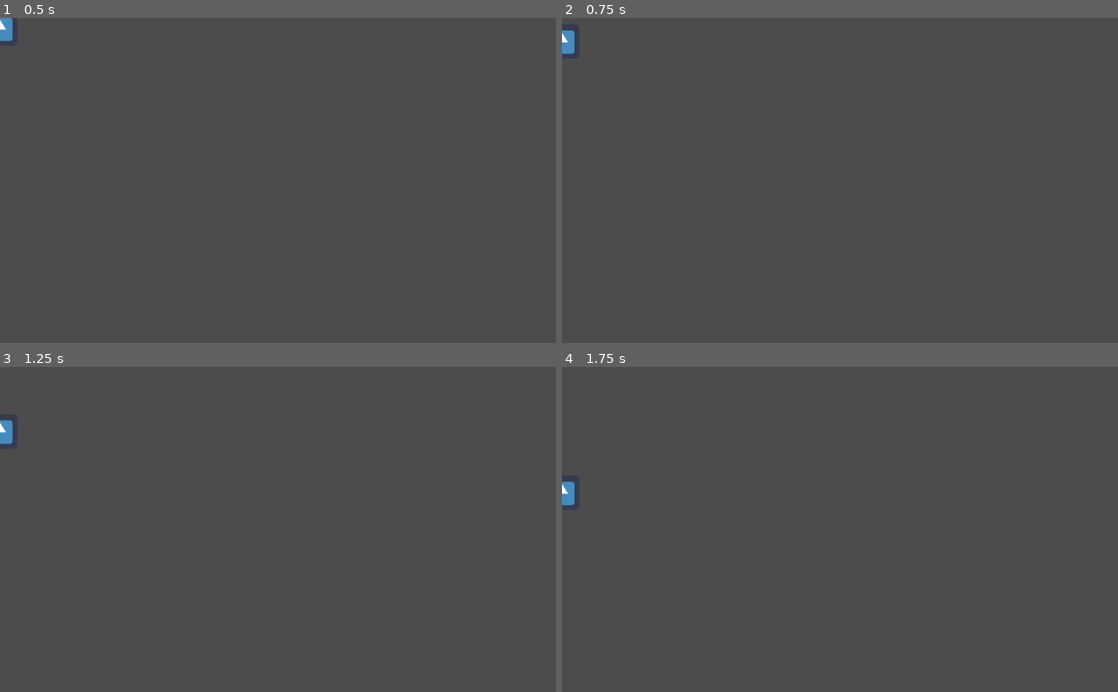
Above: before the commit, frames 1-4 (two rows, left to right).
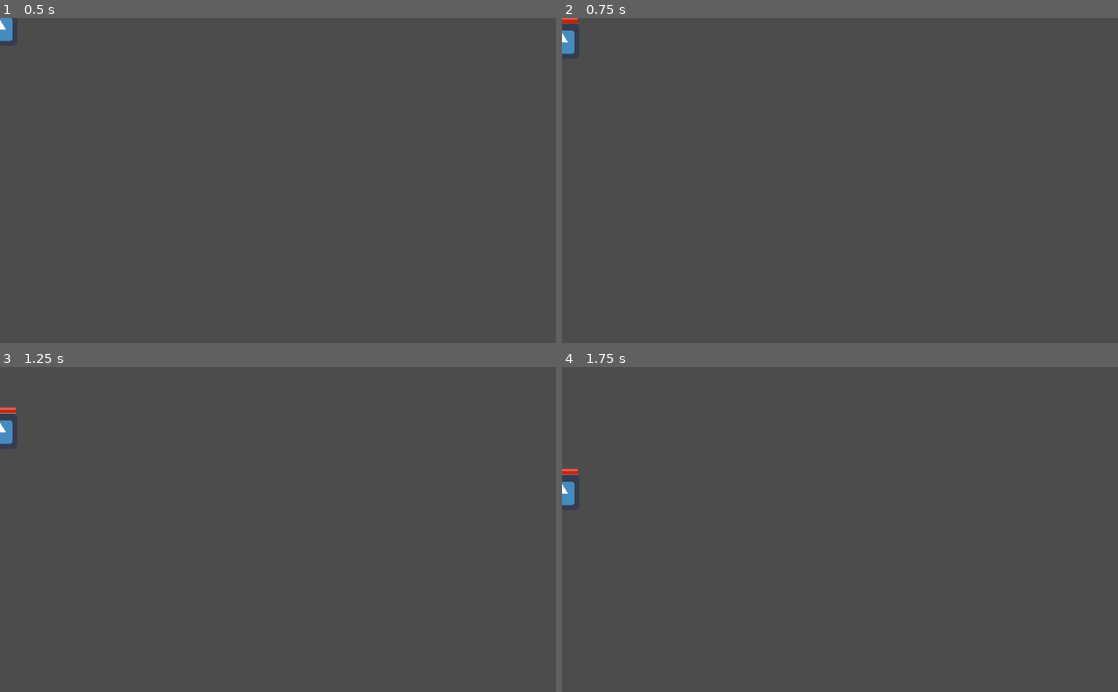
Above: after the commit, the same moments.

Repository: R4LuS/GodotSvr
Game: Godot game, scene res://Player.tscn
Same seed, same stepped clock (60 frames per second), same inputs: the game is played once before the commit and once after it. This scene is started directly instead of the project's main scene. The engine's default icon, where the game draws it, is replaced by a stand-in: a white triangle on a blue panel in a dark square.
Inputs (mouse positions are in pixels of both pictures, inside the frame that each line leads up to):
- Up to frame 1 (0.5 s): no input
- Up to frame 2 (0.75 s): move the mouse to (962, 164) at 0.52 s; press the mouse at (962, 164) at 0.53 s
- Up to frame 3 (1.25 s): no input
- Up to frame 4 (1.75 s): move the mouse to (728, 545) at 1.27 s; release the mouse at (728, 545) at 1.28 s; click (728, 545) at 1.35 s

Frame 1 is identical in both runs. In frame 2, less than 0.1% of the frame differs, in the area x 0-3%, y 0-2%; in frame 3, less than 0.1%, in the area x 0-3%, y 12-15%; in frame 4, less than 0.1%.
Error before the commit: Attempt to call function 'get_node' in base 'null instance' on a null instance. (res://Player.gd:18)
Error after the commit: Attempt to call function 'get_node' in base 'null instance' on a null instance. (res://Player.gd:19)

Commit message:
Implemented double jump. Implemented collision with bullets(need improve), and added HP to characters

Diff:
--- a/Bullet.gd
+++ b/Bullet.gd
@@ -6,6 +6,8 @@
 
 var SPEED = 300
 var time = 0
+var id = ""
+var DMG = 10.0
 
 var pos_to = Vector2()
 
@@ -19,7 +21,11 @@
 		get_parent().remove_child(self)
 
 func mcollision(node):
-	get_parent().remove_child(self)
+	if node.get_name() != id:
+		queue_free()
+		if node.has_method("hp_down"):
+			node.hp_down(DMG)
+	print("Collide with: " + node.get_name())
 
 func init():
 	var speedv = (pos_to - position).normalized() * SPEED
--- a/Bullet.tscn
+++ b/Bullet.tscn
@@ -7,8 +7,7 @@
 radius = 5.0
 
 [node name="Bullet" type="RigidBody2D"]
-collision_layer = 4
-collision_mask = 33
+collision_layer = 0
 mass = 0.00102041
 gravity_scale = 0.0
 contacts_reported = 1
--- /dev/null
+++ b/HpBar.tscn
@@ -0,0 +1,12 @@
+[gd_scene load_steps=2 format=2]
+
+[ext_resource path="res://data/SleekBars.png" type="Texture" id=1]
+
+[node name="HpBar" type="Node2D"]
+
+[node name="SleekBars" type="Sprite" parent="."]
+scale = Vector2( 0.5, 0.5 )
+texture = ExtResource( 1 )
+centered = false
+region_enabled = true
+region_rect = Rect2( 4, 36, 120, 24 )
--- a/Network.gd
+++ b/Network.gd
@@ -31,8 +31,7 @@
 			var nplayer = player_p.instance()
 			get_parent().get_node("Players").add_child(nplayer)
 			nplayer.set_name(data_split[0])
-			nplayer.set_collision_layer_bit(4, true)
-			nplayer.set_collision_layer_bit(5, false)
+			nplayer.set_collision_mask_bit(10, true)
 			nplayer.set_position(Vector2(int(data_split[1]), int(data_split[2])));
 			nplayer.is_player = true
 		return id
--- a/Player.gd
+++ b/Player.gd
@@ -9,6 +9,7 @@
 var net = null
 var njumps = 2
 var MAX_JUMPS = 2
+var hp = 100.0
 
 
 var bullet_p = preload("res://Bullet.tscn")
@@ -16,6 +17,7 @@
 # Called when the node enters the scene tree for the first time.
 func _ready():
 	net = get_parent().get_parent().get_node("Network")
+
 
 
 func _process(delta):
@@ -54,8 +56,11 @@
 			nbullet.pos_to = mouse_pos
 			nbullet.set_position(position)
 			nbullet.look_at(mouse_pos)
+			nbullet.set_collision_layer_bit(11, true)
 			nbullet.init()
+			nbullet.id = get_name()
 			bullet_time = 0
+
 			net.send("1010 " + str(nbullet.rotation) + " " + str(mouse_pos.x) + " " + str(mouse_pos.y) + " " +
 			str(position.x) + " " + str(position.y) + " ")
 		speed_x = nspeed_x
@@ -69,3 +74,7 @@
 func set_speed(nx, ny):
 	speed_x = int(nx)
 	speed_y = int(ny)
+
+func hp_down(dmg):
+	hp = max(hp - dmg, 0)
+	$HpBar.scale = Vector2(hp/100.0, 1)
--- a/Player.tscn
+++ b/Player.tscn
@@ -1,13 +1,15 @@
-[gd_scene load_steps=4 format=2]
+[gd_scene load_steps=5 format=2]
 
 [ext_resource path="res://Player.gd" type="Script" id=1]
 [ext_resource path="res://icon.png" type="Texture" id=2]
+[ext_resource path="res://HpBar.tscn" type="PackedScene" id=3]
 
 [sub_resource type="RectangleShape2D" id=1]
 extents = Vector2( 30, 30 )
 
 [node name="Player" type="KinematicBody2D"]
-collision_layer = 0
+collision_layer = 2
+collision_mask = 3
 script = ExtResource( 1 )
 
 [node name="CollisionShape2D" type="CollisionShape2D" parent="."]
@@ -15,3 +17,6 @@
 
 [node name="icon" type="Sprite" parent="."]
 texture = ExtResource( 2 )
+
+[node name="HpBar" parent="." instance=ExtResource( 3 )]
+position = Vector2( -30, -45 )
--- a/World.gd
+++ b/World.gd
@@ -33,7 +33,7 @@
 			elif aux[0] == "1002":
 				delete_player(aux[1])
 			elif aux[0] == "1011":
-				create_bullet(int(aux[1]), int(aux[2]), int(aux[3]), int(aux[4]), int(aux[5]))
+				create_bullet(int(aux[1]), int(aux[2]), int(aux[3]), int(aux[4]), int(aux[5]), aux[6])
 
 func update_player(id, speedx, speedy, posx, posy):
 	if not $Players.has_node(id):
@@ -41,6 +41,7 @@
 		$Players.add_child(nplayer)
 		nplayer.set_name(id)
 		nplayer.set_position(Vector2(posx, posy));
+		nplayer.set_collision_mask_bit(11, true)
 		print("Nuevo player creado")
 	if $Players.has_node(id):
 		$Players.get_node(id).set_speed(speedx, speedy)
@@ -50,12 +51,13 @@
 	print("Player deleted: " + id)
 	$Players.remove_child($Players.get_node(id))
 
-func create_bullet(rotation, mousex, mousey, posx, posy):
+func create_bullet(rotation, mousex, mousey, posx, posy, nid):
 	var nbullet = bullet_p.instance()
 	var mouse_pos = Vector2(mousex, mousey)
 	$Bullets.add_child(nbullet)
 	nbullet.set_position(Vector2(posx, posy))
-	nbullet.set_collision_mask_bit(1, true)
+	nbullet.set_collision_layer_bit(10, true)
 	nbullet.pos_to = mouse_pos
 	nbullet.look_at(mouse_pos)
+	nbullet.id = nid
 	nbullet.init()
Binary file added: data/SleekBars.png
Not shown, added: data/SleekBars.png.import
Not shown, changed: .gitignore
Not shown, changed: Server/client.cpp
Not shown, changed: bin/2DNetworkExternNet.pck
